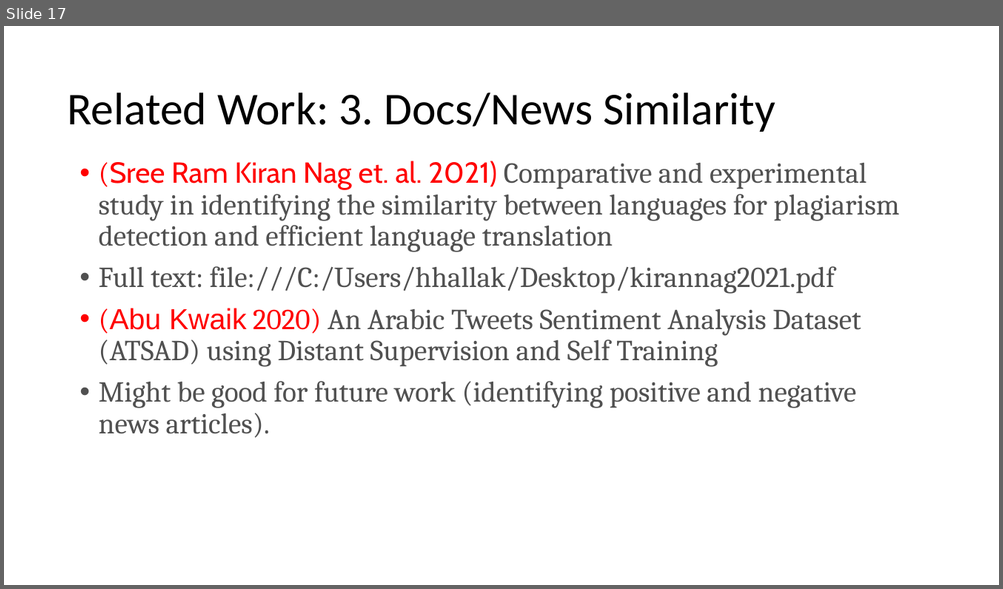
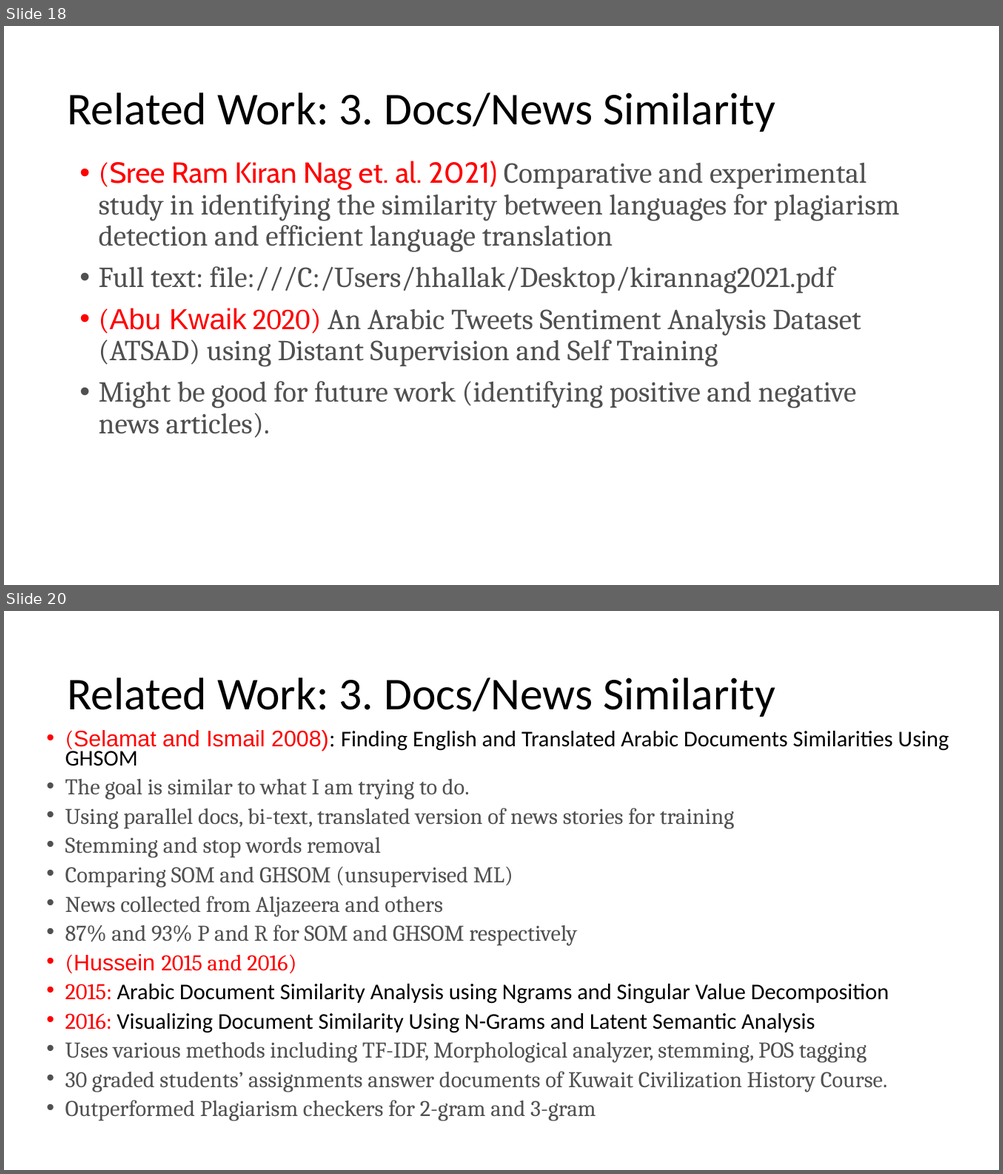
Before and after one commit to HussamHallak/TPDL2022, a slide deck: TPDL 2022 Paper Updates.pptx. Shown one above the other, each under a label of ours: slide 17 before the commit, slides 18 and 20 after it; the slides between them are not shown. The pictures are 1003x589 and 1003x1174 pixels, drawn with LibreOffice and Linux fonts; fonts in the diff are those of the drawing. Boxes give left, top, right and bottom in pixels: in the first picture for what was removed or moved away, otherwise in the second. Text is boxed around its words. In the diff, an @@ line names an element or a change of style, - is before the commit and + after.

```diff
--- a/TPDL 2022 Paper Updates.pptx
+++ b/TPDL 2022 Paper Updates.pptx
@@ slide 20 added at box(4, 611, 999, 1170), background #FFFFFF @@
@@ title added at box(67, 678, 775, 717), 44 pt, text #000000 @@
+Related Work: 3. Docs/News Similarity
@@ text added at box(65, 730, 949, 1122), 21.7 pt, text #505050 @@
+• (Selamat and Ismail 2008): Finding English and Translated Arabic Documents Similarities Using GHSOM
+• The goal is similar to what I am trying to do.
+• Using parallel docs, bi-text, translated version of news stories for training
+• Stemming and stop words removal
+• Comparing SOM and GHSOM (unsupervised ML)
+• News collected from Aljazeera and others
+• 87% and 93% P and R for SOM and GHSOM respectively
+• (Hussein 2015 and 2016)
+• 2015: Arabic Document Similarity Analysis using Ngrams and Singular Value Decomposition
+• 2016: Visualizing Document Similarity Using N-Grams and Latent Semantic Analysis
+• Uses various methods including TF-IDF, Morphological analyzer, stemming, POS tagging
+• 30 graded students’ assignments answer documents of Kuwait Civilization History Course.
+• Outperformed Plagiarism checkers for 2-gram and 3-gram
@@ what was slide 17 is now slide 18 @@
```
Also in this commit, not shown: 6 slides changed, 5 other slides added.
